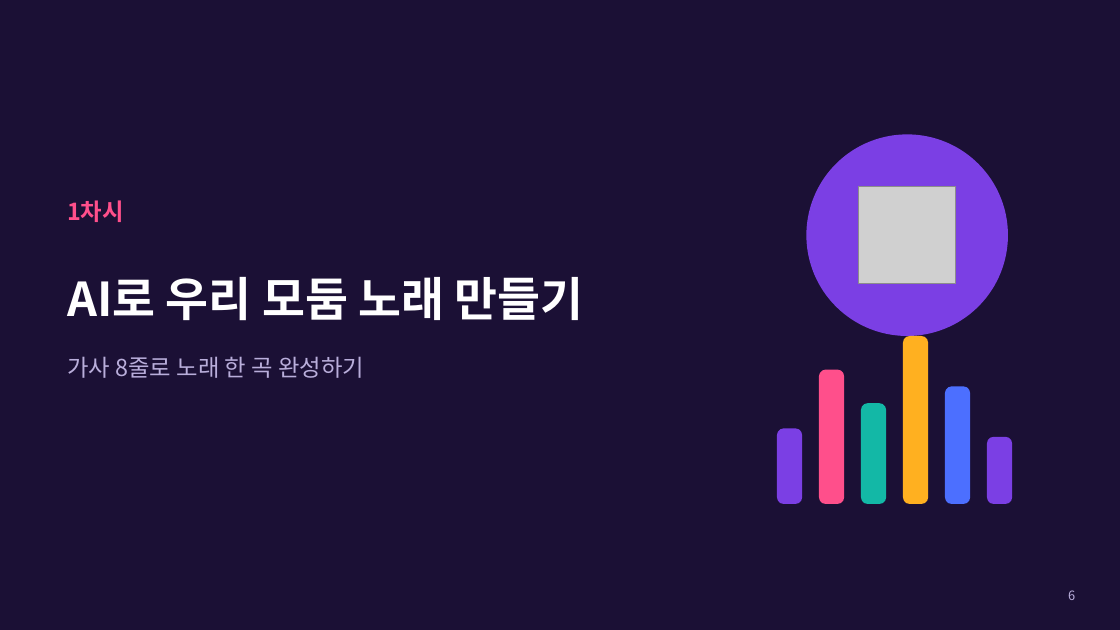
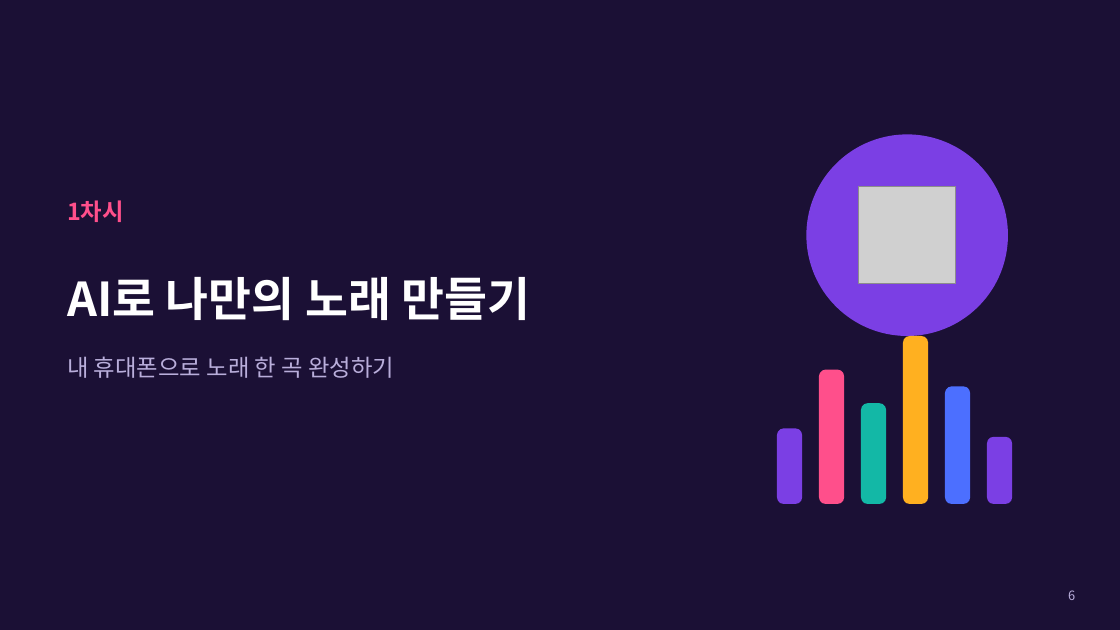
Before and after one commit to jisun294020-ops/school, a slide deck: slide 6 of 평택여고_2026-10-21/PPT_중학생용_휴대폰실습.pptx. Drawn at 1120x630 pixels with LibreOffice and Linux fonts; fonts in the diff are those of the drawing; grey boxes stand for pictures. Boxes give left, top, right and bottom in pixels: in the first picture for what was removed or moved away, otherwise in the second. Text is boxed around its words. In the diff, an @@ line names an element or a change of style, - is before the commit and + after.

```diff
--- a/평택여고_2026-10-21/PPT_중학생용_휴대폰실습.pptx
+++ b/평택여고_2026-10-21/PPT_중학생용_휴대폰실습.pptx
@@ title at [67,277,531,321]: text changed @@
-AI로 우리 모둠 노래 만들기
+AI로 나만의 노래 만들기
@@ text at [67,356,394,378]: text changed @@
-가사 8줄로 노래 한 곡 완성하기
+내 휴대폰으로 노래 한 곡 완성하기
```
Also in this commit, not shown: 10 other slides changed, 3 other files.
